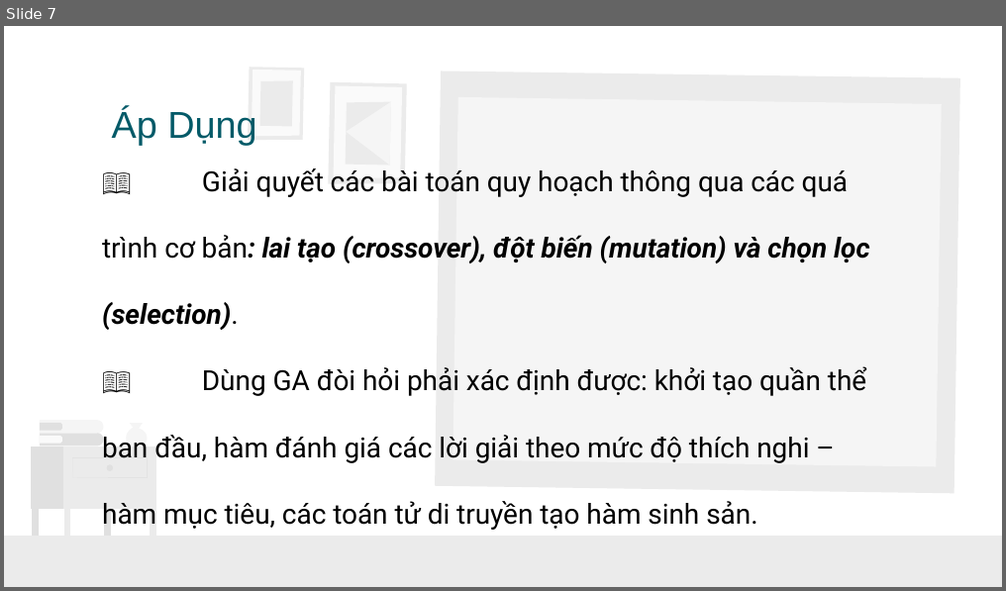
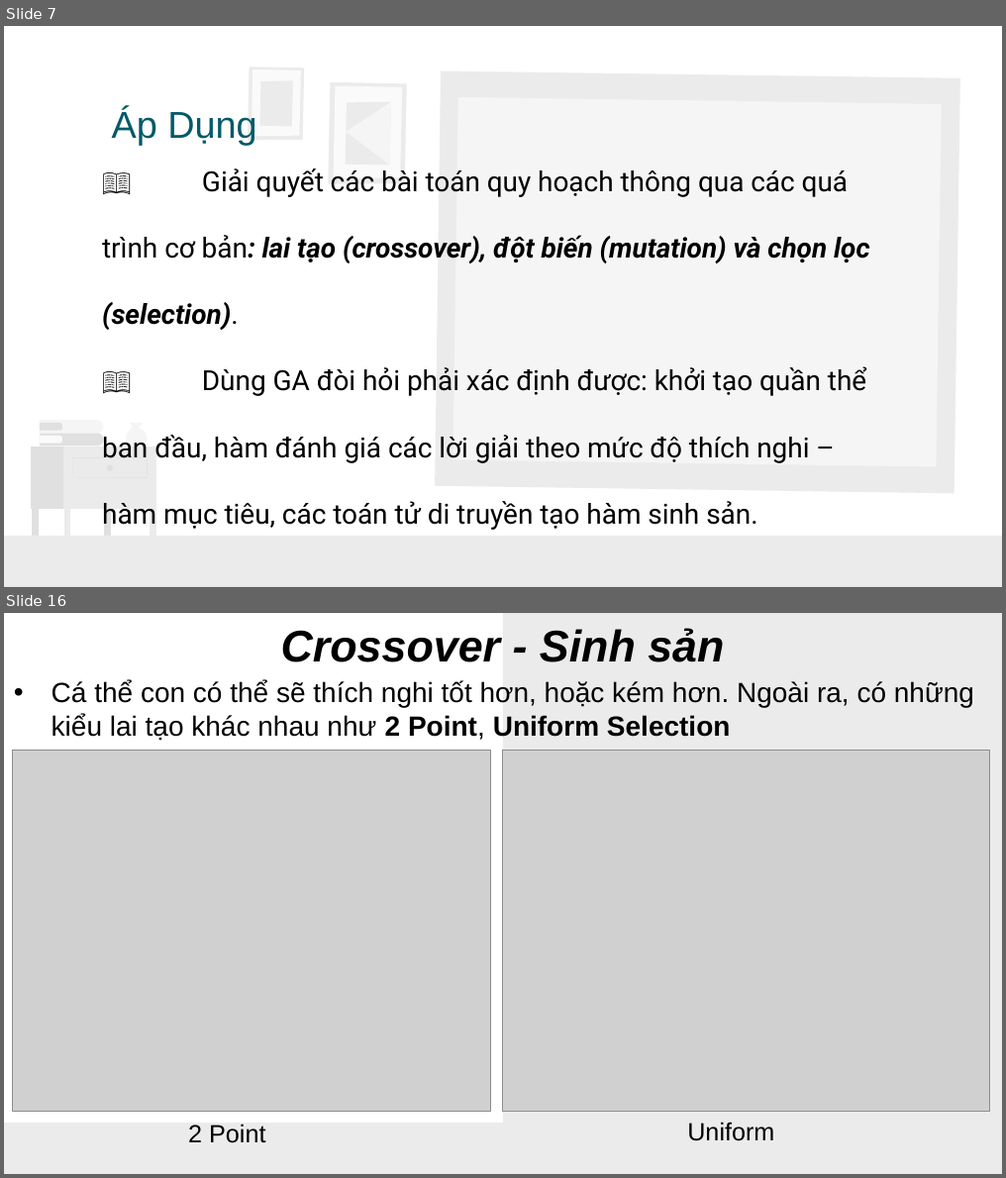
Before and after one commit to TooCuteToo/GiaiThuatTienHoa, a slide deck: ThuatTienHoa_I.pptx. Shown one above the other, each under a label of ours: slide 7 before the commit, slides 7 and 16 after it; the slides between them are not shown. The pictures are 1006x591 and 1006x1178 pixels, drawn with LibreOffice and Linux fonts; fonts in the diff are those of the drawing; grey boxes stand for pictures. Boxes give left, top, right and bottom in pixels: in the first picture for what was removed or moved away, otherwise in the second. Text is boxed around its words. In the diff, an @@ line names an element or a change of style, - is before the commit and + after.

```diff
--- a/ThuatTienHoa_I.pptx
+++ b/ThuatTienHoa_I.pptx
@@ slide 16 added at [4, 613, 1002, 1174], background #FFFFFF; not listed: 1 template element that a slide beside it also shows @@
@@ text added at [281, 628, 724, 663], 32 pt, text #000000, bold, italic @@
+Crossover - Sinh sản
@@ rectangle added at [503, 613, 1002, 1173], fill #EBEBEB @@
@@ text added at [52, 680, 974, 741], 20 pt, text #000000 @@
+  • Cá thể con có thể sẽ thích nghi tốt hơn, hoặc kém hơn. Ngoài ra, có những kiểu lai tạo khác nhau như 2 Point, Uniform Selection
@@ picture added at [13, 751, 491, 1112] @@
@@ picture added at [503, 751, 990, 1112] @@
@@ text added at [188, 1124, 265, 1144], 18 pt, text #000000 @@
+2 Point
@@ text added at [687, 1122, 774, 1142], 18 pt, text #000000 @@
+Uniform
```
Also in this commit, not shown: 1 slide changed, 12 other slides added, 1 other file.
